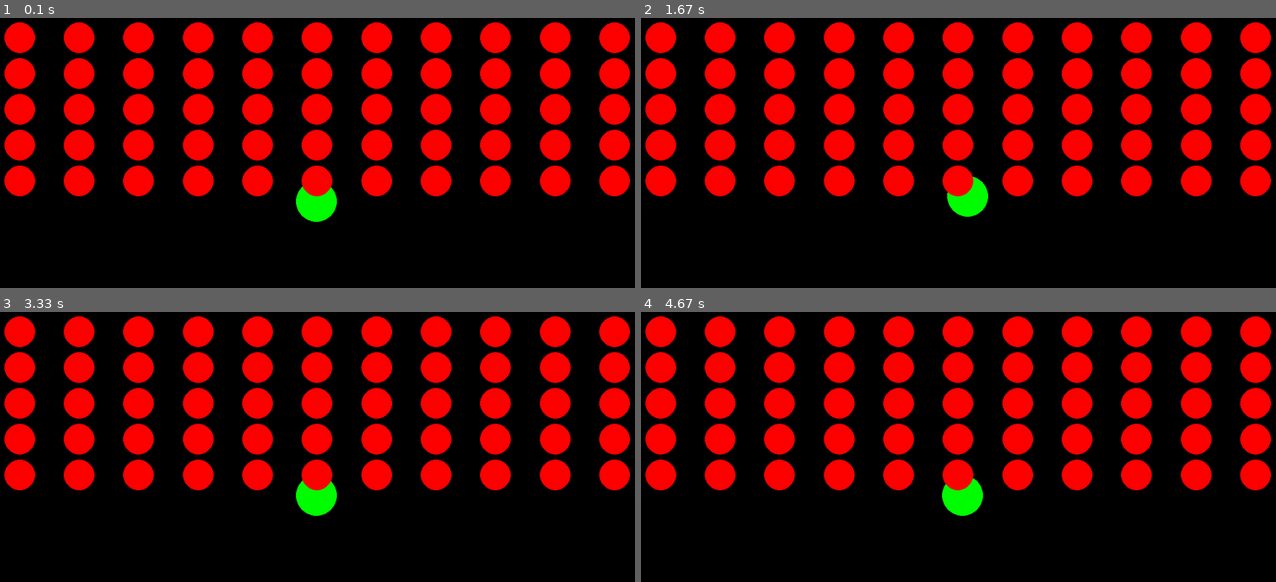
Above: before the commit, frames 1-4 (two rows, left to right).
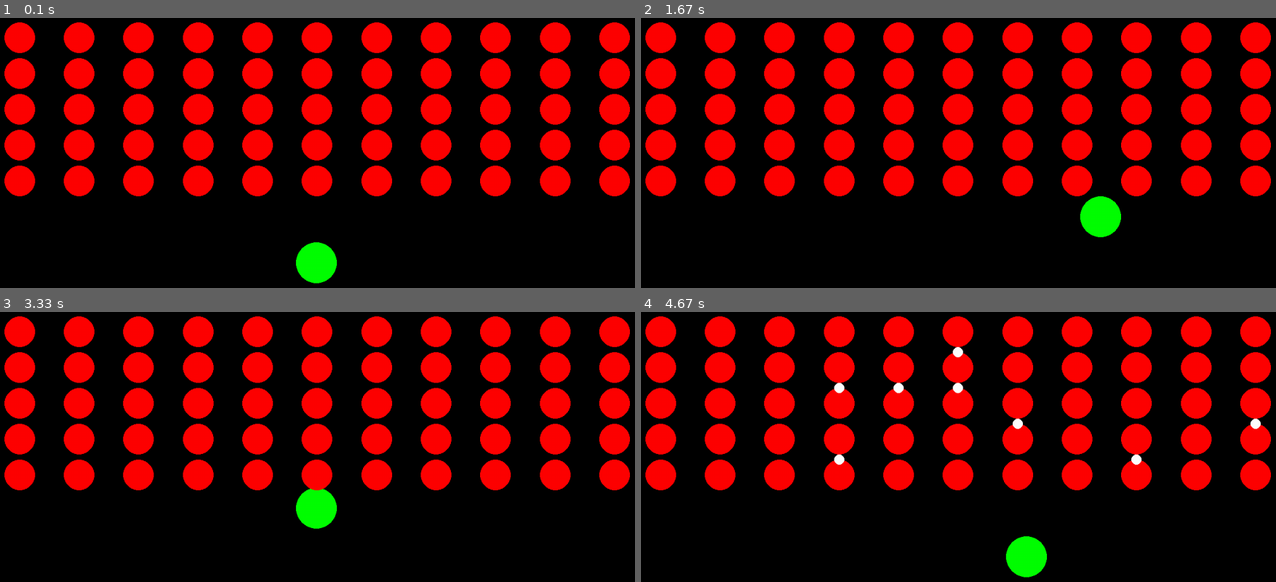
Above: after the commit, the same moments.

Repository: IliaIlinich/SpaceInvadersPyGame
Game: pygame game, started from main.py
The game is run twice, just before and just after one commit, with the same random seed, the same clock (stepped at 60 frames per second) and the same inputs.
Inputs:
- Up to frame 1 (0.1 s): no input
- Up to frame 2 (1.67 s): hold Right 0.33-0.8 s; hold Up 0.83-1.13 s; hold Right 1.17-1.63 s
- Up to frame 3 (3.33 s): hold Left 1.67-2.2 s; hold Down 2.23-2.53 s; hold Left 2.57-2.97 s; hold Up from 3 s (still down)
- Up to frame 4 (4.67 s): release Up at 3.37 s; hold Right 3.4-4.03 s; hold Down 4.07-4.43 s; hold Left from 4.47 s (still down)

The runs differ from the first frame. In frame 1, 1.4% of the frame differs, in the area x 46-54%, y 62-99%; in frame 2, 1.4%; in frame 3, 0.5%; in frame 4, 1.8%, in the area x 30-98%, y 12-99%.

Commit message:
Bullets added with movement, some minor improvements to the code.

Diff:
--- a/alienController.py
+++ b/alienController.py
@@ -1,12 +1,13 @@
 import pygame
+import bulletController
 
 # General alien class
 class Alien:
     def __init__(self, pos_x, pos_y):
         self.position = pygame.Vector2(pos_x, pos_y)
 
-    def draw(self, surface):
-        pygame.draw.circle(surface, "red", self.position, 30)
+    def draw(self, screen):
+        pygame.draw.circle(screen, "red", self.position, 30)
 
     def get_position(self):
         return self.position
@@ -23,3 +24,8 @@
 
     def move_down(self):
         self.position.y += 60
+
+    def shoot(self, screen, arr_bullets_in):
+        new_bullet = bulletController.Bullet(self.position.x, self.position.y)
+        pygame.draw.circle(screen, "white", self.position, 10)
+        arr_bullets_in.append(new_bullet)
--- a/alienLevels.py
+++ b/alienLevels.py
@@ -1,17 +1,17 @@
 import pygame
 import alienController as ALC
 
-screen = pygame.display.set_mode((1280, 720))
+class level:
+    def __init__(self, screen):
+        self.alien_list = [[]]
+        for i in range(5):
+            alien_line = []
+            for j in range(11):
+                alien = ALC.Alien(60 + j * (screen.get_width() / 11), 40 + i * 70)
+                alien_line.append(alien)
+            self.alien_list.append(alien_line)
 
-def level1():
-    alien_list = [[]]
-    for i in range(5):
-        alien_line = []
-        for j in range(11):
-            alien = ALC.Alien(60 + j * (screen.get_width() / 11), 40 + i * 70)
-            alien_line.append(alien)
-        alien_list.append(alien_line)
-
-    for i in range(len(alien_list)):
-        for j in range(len(alien_list[i])):
-            alien_list[i][j].draw(screen)
+    def draw_level(self, screen):
+        for i in range(len(self.alien_list)):
+            for j in range(len(self.alien_list[i])):
+                self.alien_list[i][j].draw(screen)
--- /dev/null
+++ b/bulletController.py
@@ -0,0 +1,11 @@
+import pygame
+
+class Bullet():
+    def __init__(self, pos_x, pos_y):
+        self.active = False
+        self.direction = [0, 1]
+        self.position = pygame.Vector2(pos_x, pos_y)
+
+    def move(self):
+        self.position.x += self.direction[0]
+        self.position.y += self.direction[1]
--- a/main.py
+++ b/main.py
@@ -1,4 +1,5 @@
 import pygame
+import random
 import alienController as ALC
 import alienLevels as ALL
 
@@ -9,42 +10,64 @@
 running = True
 
 # Player setup
-player_pos = pygame.Vector2(screen.get_width() / 2, screen.get_height() / 2)
+player_pos = pygame.Vector2(screen.get_width() / 2, screen.get_height() / 1.5)
+
+# level setup
+level1 = ALL.level(screen)
 
 level_flag = 0
+
+# Aliens & Bullets
+bullets = []
+ALIEN_SHOOT_EVENT = pygame.USEREVENT + 1
+pygame.time.set_timer(ALIEN_SHOOT_EVENT, 4000)
+
 
 # Main loop
 if __name__ == "__main__":
     while running:
-        # Check if the game was closed
+        # handle events
         for event in pygame.event.get():
-            if event.type == pygame.QUIT:
+            if event.type == pygame.QUIT: # Check for quitting the game
                 running = False
-            else:
-                # Background setup
-                screen.fill("black")
+            elif event.type == ALIEN_SHOOT_EVENT: # Event for bullets update
+                for row in level1.alien_list:
+                    for alien in row:
+                        flag = random.randint(0, 1000)
+                        if flag > 800:
+                            alien.shoot(screen, bullets)
 
-                # Draw player
-                pygame.draw.circle(screen, "green", player_pos, 40)
+        # per-frame update & render (outside the event loop)
+        screen.fill("black")
 
-                # (Temporary) Basic player movement
-                keys = pygame.key.get_pressed()
-                if keys[pygame.K_LEFT]:
-                    player_pos.x -= 10
-                if keys[pygame.K_RIGHT]:
-                    player_pos.x += 10
-                if keys[pygame.K_UP]:
-                    player_pos.y -= 10
-                if keys[pygame.K_DOWN]:
-                    player_pos.y += 10
+        # Draw player
+        pygame.draw.circle(screen, "green", (int(player_pos.x), int(player_pos.y)), 40)
 
-                ALL.level1()
+        # Continuous player movement (checks keys every frame)
+        keys = pygame.key.get_pressed()
+        speed = 5
+        if keys[pygame.K_LEFT]:
+            player_pos.x -= speed
+        if keys[pygame.K_RIGHT]:
+            player_pos.x += speed
+        if keys[pygame.K_UP]:
+            player_pos.y -= speed
+        if keys[pygame.K_DOWN]:
+            player_pos.y += speed
 
-                # Update the display
-                pygame.display.flip()
+        # Draw level
+        level1.draw_level(screen)
 
-                # The game is fixed to 60 fps
-                clock.tick(60)
+        # Bullets
+        for bullet in bullets:
+            bullet.move()
+            pygame.draw.circle(screen, "white", bullet.position, 10)
+
+        # Update the display
+        pygame.display.flip()
+
+        # cap fps
+        clock.tick(60)
 
 # Quit Pygame
 pygame.quit()
